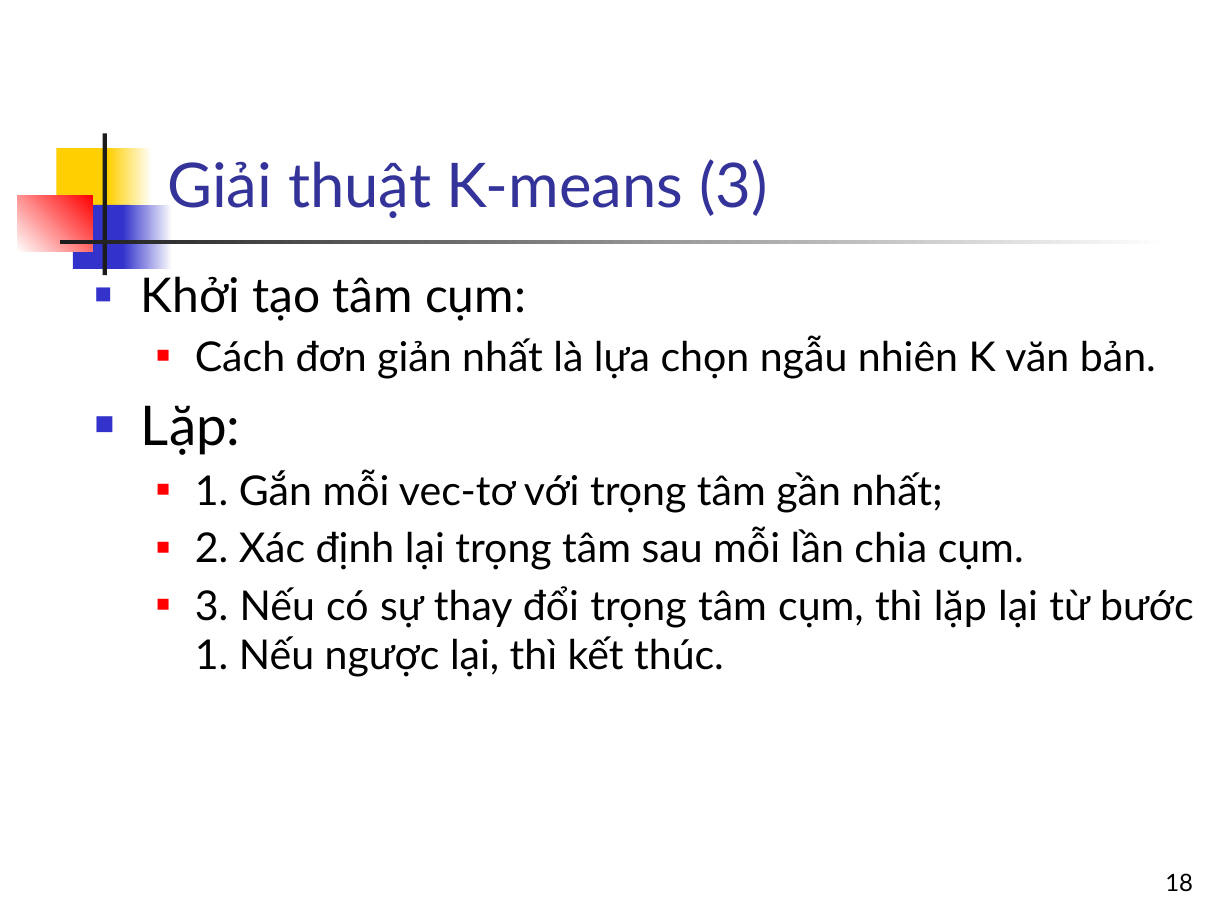
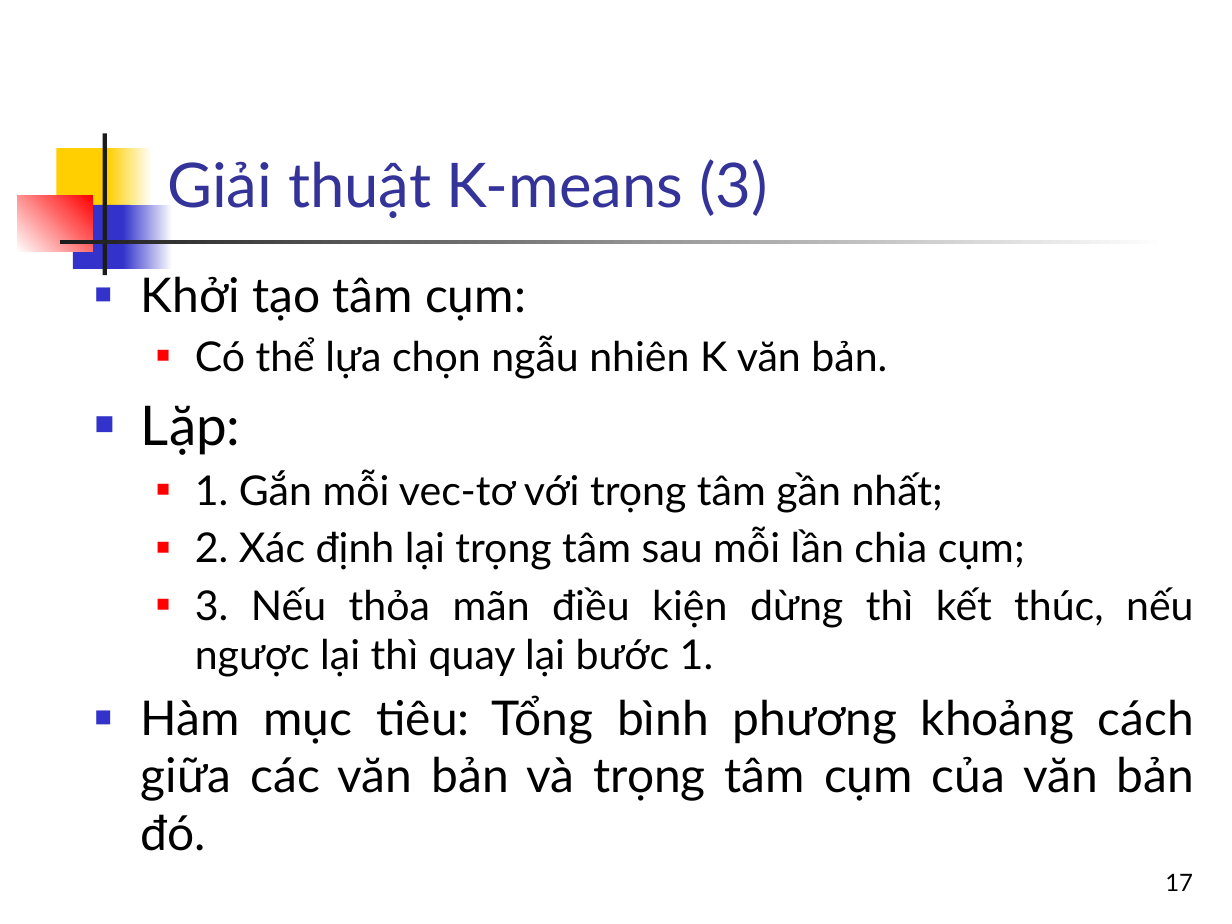
Before and after one commit to nguyenkhanhthien/IT4853, a slide deck: slide 17 of Bai 18 Chia cum va ung dung trong tim kiem_phần 1.pptx (slide 18 before the commit). Drawn at 1232x924 pixels with LibreOffice and Linux fonts; fonts in the diff are those of the drawing. Boxes give left, top, right and bottom in pixels: in the first picture for what was removed or moved away, otherwise in the second. Text is boxed around its words. In the diff, an @@ line names an element or a change of style, - is before the commit and + after.

```diff
--- a/Bai 18 Chia cum va ung dung trong tim kiem_phần 1.pptx
+++ b/Bai 18 Chia cum va ung dung trong tim kiem_phần 1.pptx
@@ text at box(195, 335, 887, 379): text changed @@
-  ■ Cách đơn giản nhất là lựa chọn ngẫu nhiên K văn bản.
+  ■ Có thể lựa chọn ngẫu nhiên K văn bản.
@@ text at box(141, 526, 1194, 851): text changed @@
-  ■ 2. Xác định lại trọng tâm sau mỗi lần chia cụm.
-  ■ 3. Nếu có sự thay đổi trọng tâm cụm, thì lặp lại từ bước 1. Nếu ngược lại, thì kết thúc.
+  ■ 2. Xác định lại trọng tâm sau mỗi lần chia cụm;
+  ■ 3. Nếu thỏa mãn điều kiện dừng thì kết thúc, nếu ngược lại thì quay lại bước 1.
+■ Hàm mục tiêu: Tổng bình phương khoảng cách giữa các văn bản và trọng tâm cụm của văn bản đó.
@@ page number at box(1165, 873, 1193, 891): text changed @@
-18
+17
```
Also in this commit, not shown: 13 other slides changed, 1 slide removed.
